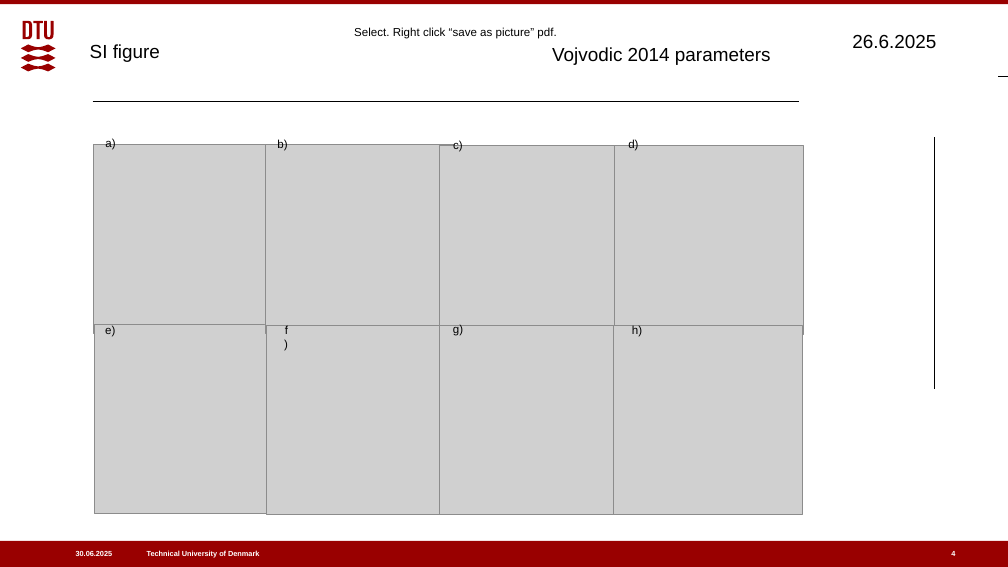
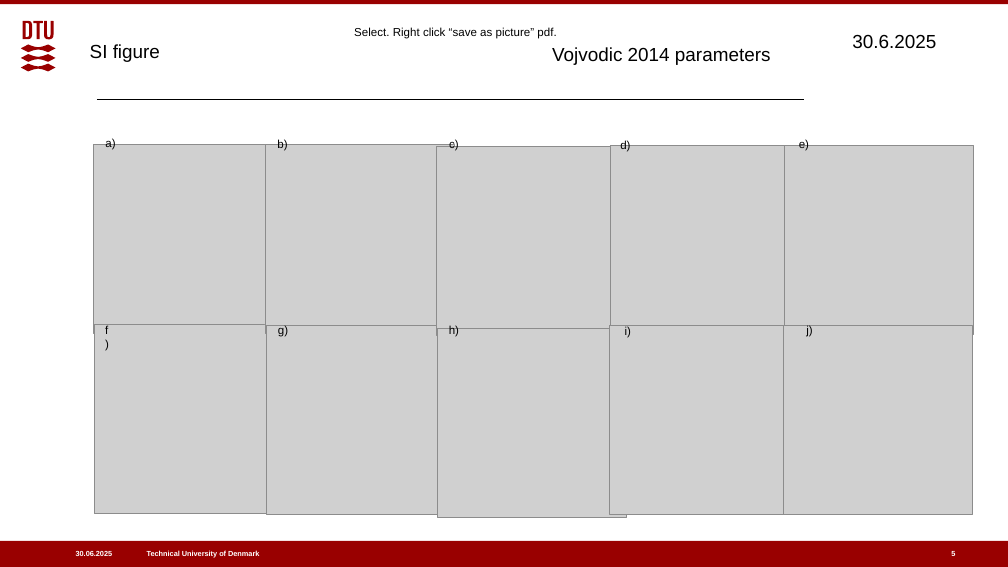
Before and after one commit to CatTheoryDTU/Alkaline_HER_descriptors, a slide deck: slide 5 of Figures_SI/electronic_correlations/combine/Vojvodic/combine_images.pptx (slide 4 before the commit). Drawn at 1008x567 pixels with LibreOffice and Linux fonts; fonts in the diff are those of the drawing; grey boxes stand for pictures. Boxes give left, top, right and bottom in pixels: in the first picture for what was removed or moved away, otherwise in the second. Text is boxed around its words. In the diff, an @@ line names an element or a change of style, - is before the commit and + after.

Commit message:
update

```diff
--- a/Figures_SI/electronic_correlations/combine/Vojvodic/combine_images.pptx
+++ b/Figures_SI/electronic_correlations/combine/Vojvodic/combine_images.pptx
@@ text at <box>852,34,936,48</box>: text changed @@
-26.6.2025
+30.6.2025
@@ line removed from (999, 76) to (1008, 76) @@
@@ line moved from (92, 101) - (799, 101) to (97, 99) - (804, 99) @@
@@ picture added at <box>437,147,626,336</box> @@
@@ text "c)": place and size @@
-text "c)" at <box>453,140,463,152</box>
+text "c)" at <box>449,139,459,151</box>
@@ text "d)": place and size @@
-text "d)" at <box>628,139,638,151</box>
+text "d)" at <box>620,140,630,152</box>
@@ 4 pictures: place and size @@
-4 pictures at <box>439,145,803,515</box>
+4 pictures at <box>610,145,974,515</box>
@@ text "e)": place and size @@
-text "e)" at <box>105,325,115,337</box>
+text "e)" at <box>799,139,809,151</box>
@@ text "e)" at <box>799,139,809,151</box>: alignment left to right @@
@@ line removed from (935, 138) to (935, 389) @@
@@ text "f)": place and size @@
-text "f)" at <box>285,325,288,337</box>
+text "f)" at <box>105,325,108,334</box>
@@ text "f)" at <box>105,325,108,334</box>: alignment right to left @@
@@ text "g)": place and size @@
-text "g)" at <box>453,324,463,336</box>
+text "g)" at <box>278,325,288,337</box>
@@ picture added at <box>438,329,627,518</box> @@
@@ text "h)": place and size @@
-text "h)" at <box>632,325,642,336</box>
+text "h)" at <box>449,325,459,337</box>
@@ text added at <box>625,326,631,338</box>, 11 pt, text #000000 @@
+i)
@@ text added at <box>806,325,812,337</box>, 11 pt, text #000000 @@
+j)
```
Also in this commit, not shown: 1 other slide changed, 2 slides added.
